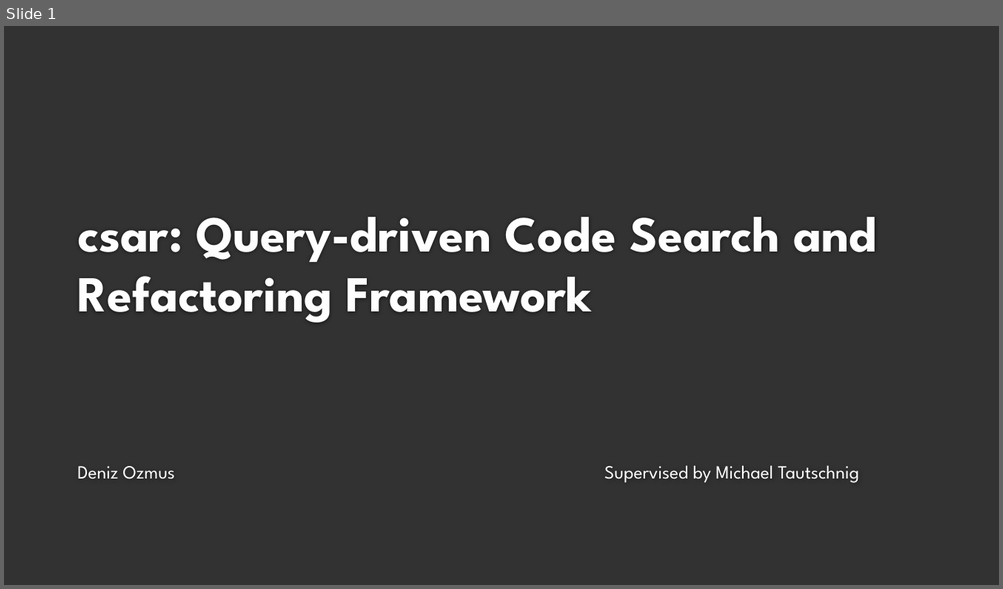
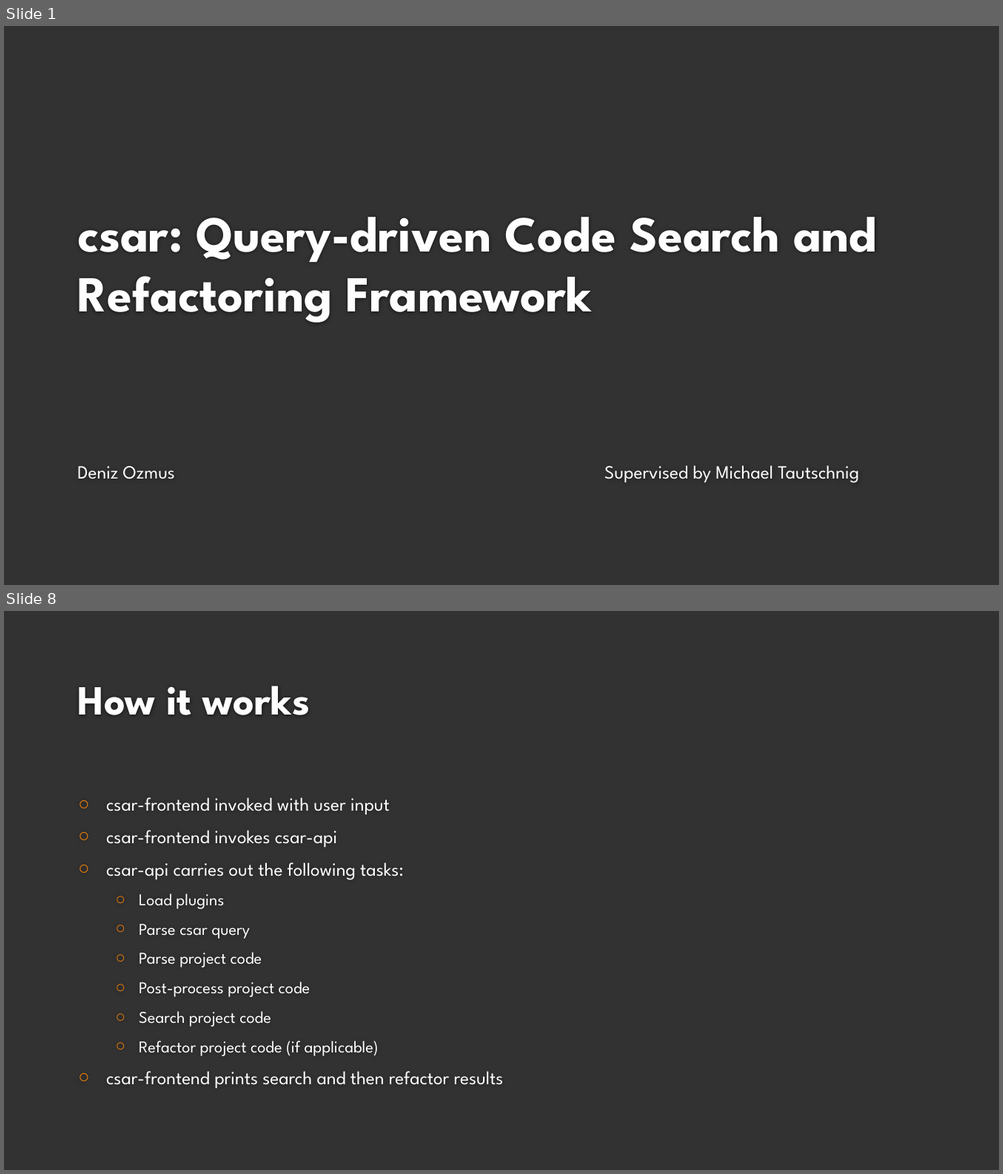
Before and after one commit to dozmus/csar, a slide deck: design-docs/Viva.pptx. Shown one above the other, each under a label of ours: slide 1 before the commit, slides 1 and 8 after it; the slides between them are not shown. The pictures are 1003x589 and 1003x1174 pixels, drawn with LibreOffice and Linux fonts; fonts in the diff are those of the drawing; background and template pictures are left out. Boxes give left, top, right and bottom in pixels: in the first picture for what was removed or moved away, otherwise in the second. Text is boxed around its words. In the diff, an @@ line names an element or a change of style, - is before the commit and + after.

```diff
--- a/design-docs/Viva.pptx
+++ b/design-docs/Viva.pptx
@@ slide 8 added at (4,611,999,1170), background #323232 @@
@@ title added at (77,686,310,715), 40 pt, text #FEFEFE, bold @@
+How it works
@@ text added at (106,797,504,1089), 18 pt, text #FFFFFF @@
+○ csar-frontend invoked with user input
+○ csar-frontend invokes csar-api
+○ csar-api carries out the following tasks:
+  ○ Load plugins
+  ○ Parse csar query
+  ○ Parse project code
+  ○ Post-process project code
+  ○ Search project code
+  ○ Refactor project code (if applicable)
+○ csar-frontend prints search and then refactor results
```
Also in this commit, not shown: 6 slides changed, 6 other slides added, 2 slides removed.
